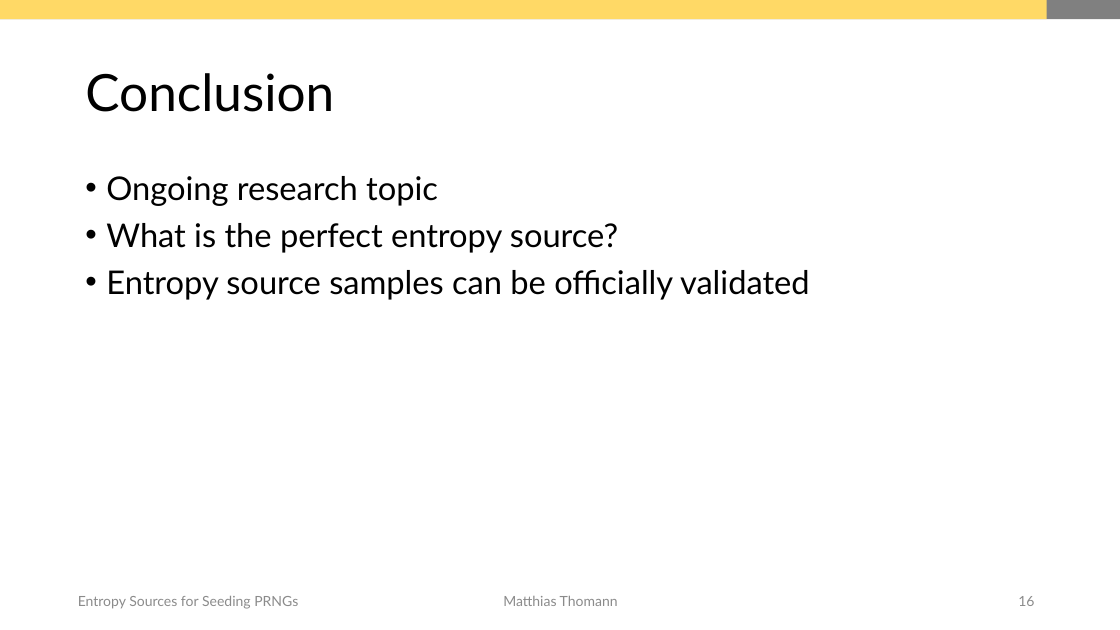
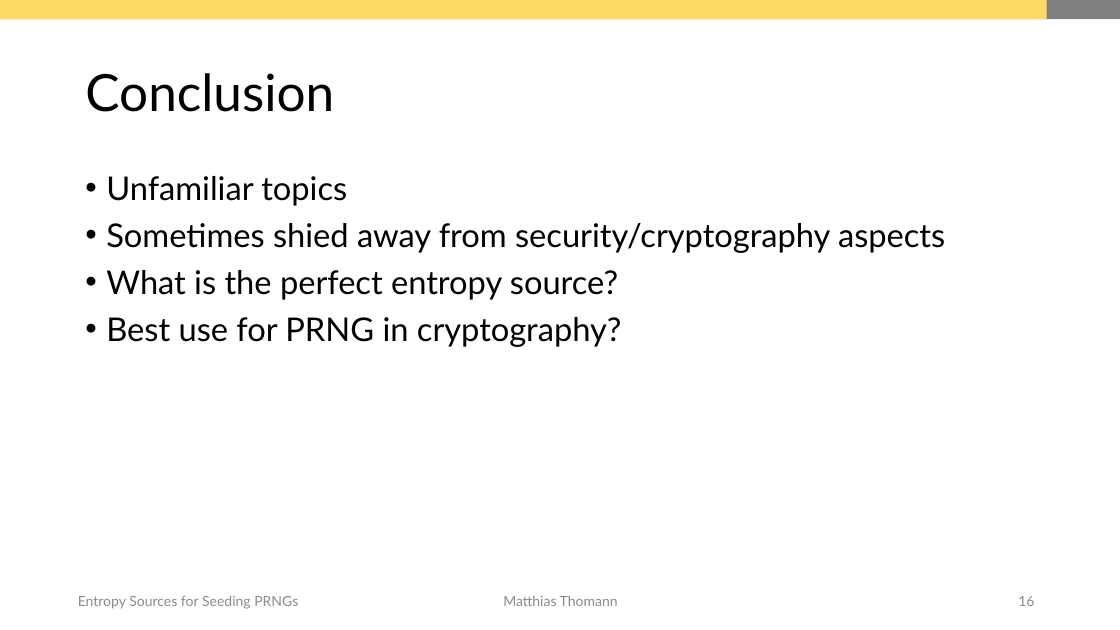
Before and after one commit to mth0348/info-seminar, a slide deck: slide 16 of presentation/presentation.pptx. Drawn at 1120x630 pixels with LibreOffice and Linux fonts; fonts in the diff are those of the drawing. Boxes give left, top, right and bottom in pixels: in the first picture for what was removed or moved away, otherwise in the second. Text is boxed around its words. In the diff, an @@ line names an element or a change of style, - is before the commit and + after.

Commit message:
PPT finalized.

```diff
--- a/presentation/presentation.pptx
+++ b/presentation/presentation.pptx
@@ text at <box>106,176,945,253</box>: text changed @@
-• Ongoing research topic
+• Unfamiliar topics
+• Sometimes shied away from security/cryptography aspects
@@ text at <box>106,317,622,347</box>: text changed @@
-• Entropy source samples can be officially validated
+• Best use for PRNG in cryptography?
```
